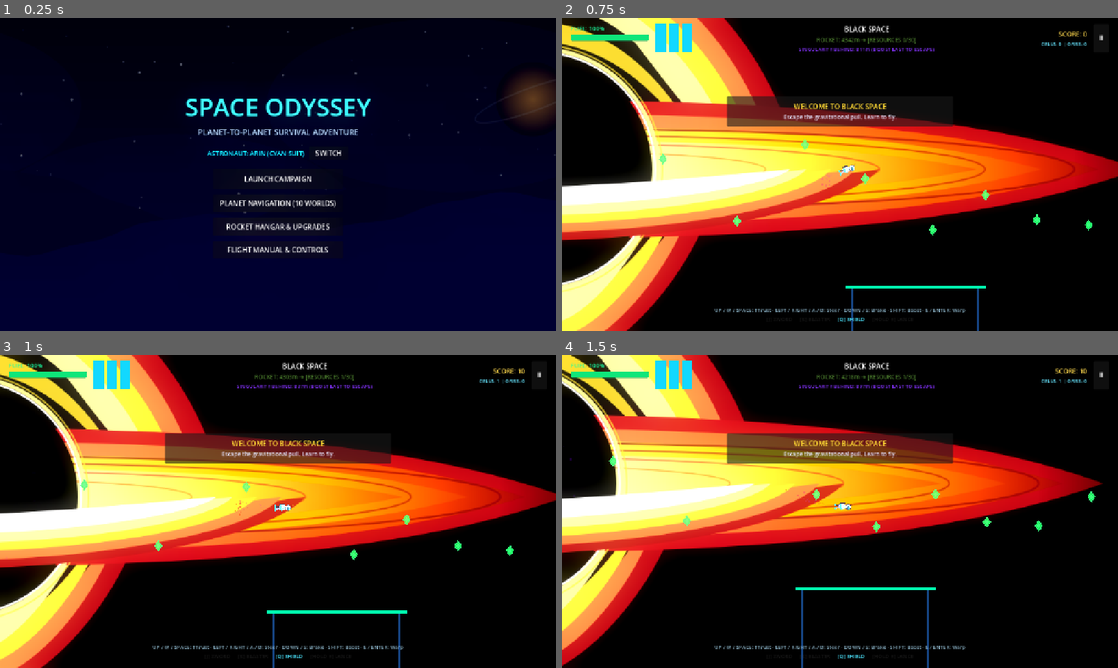
Above: before the commit, frames 1-4 (two rows, left to right).
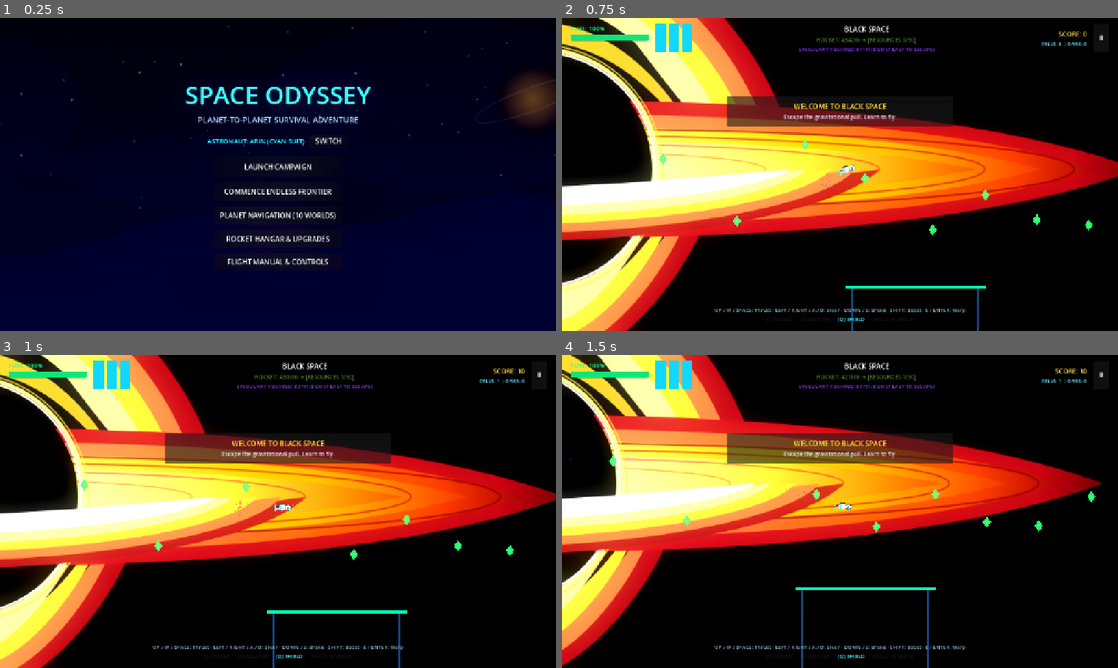
Above: after the commit, the same moments.

Repository: mallikarjunr444-gif/respawn-2d-game
Game: Godot game, scene res://scenes/main_menu.tscn
Two runs of this game, one before a commit and one after it. Both use one fixed random seed, a clock stepped at 60 frames per second and the inputs below.
Inputs (mouse positions are in pixels of both pictures, inside the frame that each line leads up to):
- Up to frame 1 (0.25 s): no input
- Up to frame 2 (0.75 s): click "LAUNCH CAMPAIGN" at 0.5 s
- Up to frame 3 (1 s): no input
- Up to frame 4 (1.5 s): tap Enter (ui_accept) at 1.25 s; move the mouse to (962, 495) at 1.27 s; hold D (move_right) from 1.28 s (still down); tap J (attack) at 1.35 s; click (962, 495) at 1.42 s

The runs differ from the first frame. In frame 1, 5.4% of the frame differs, in the area x 33-67%, y 22-80%; in frame 2, nothing differs; in frame 3, nothing differs; in frame 4, nothing differs.

Commit message:
feat: add endless mode menu button and update game retry logic to restart from the beginning

Diff:
--- a/scenes/main_menu.gd
+++ b/scenes/main_menu.gd
@@ -37,8 +37,11 @@
 
 func _on_launch_btn_pressed() -> void:
 	SoundManager.play("click", 0.05)
-	# Start at level 0 (Black Space tutorial) or first available
 	GameState.start_level(0)
+
+func _on_endless_btn_pressed() -> void:
+	SoundManager.play("click", 0.05)
+	GameState.start_endless()
 
 func _on_planets_btn_pressed() -> void:
 	SoundManager.play("click", 0.05)
--- a/scenes/main_menu.tscn
+++ b/scenes/main_menu.tscn
@@ -92,6 +92,11 @@
 custom_minimum_size = Vector2(0, 46)
 layout_mode = 2
 text = "LAUNCH CAMPAIGN"
+
+[node name="EndlessBtn" type="Button" parent="CenterContainer/VBox/MenuButtons"]
+custom_minimum_size = Vector2(0, 44)
+layout_mode = 2
+text = "COMMENCE ENDLESS FRONTIER"
 
 [node name="PlanetsBtn" type="Button" parent="CenterContainer/VBox/MenuButtons"]
 custom_minimum_size = Vector2(0, 42)
@@ -220,6 +225,7 @@
 
 [connection signal="pressed" from="CenterContainer/VBox/CharSelector/CharBtn" to="." method="_on_char_btn_pressed"]
 [connection signal="pressed" from="CenterContainer/VBox/MenuButtons/LaunchBtn" to="." method="_on_launch_btn_pressed"]
+[connection signal="pressed" from="CenterContainer/VBox/MenuButtons/EndlessBtn" to="." method="_on_endless_btn_pressed"]
 [connection signal="pressed" from="CenterContainer/VBox/MenuButtons/PlanetsBtn" to="." method="_on_planets_btn_pressed"]
 [connection signal="pressed" from="CenterContainer/VBox/MenuButtons/UpgradesBtn" to="." method="_on_upgrades_btn_pressed"]
 [connection signal="pressed" from="CenterContainer/VBox/MenuButtons/ControlsBtn" to="." method="_on_controls_btn_pressed"]
Not shown, changed: index.html
Not shown, changed: public/index.html
